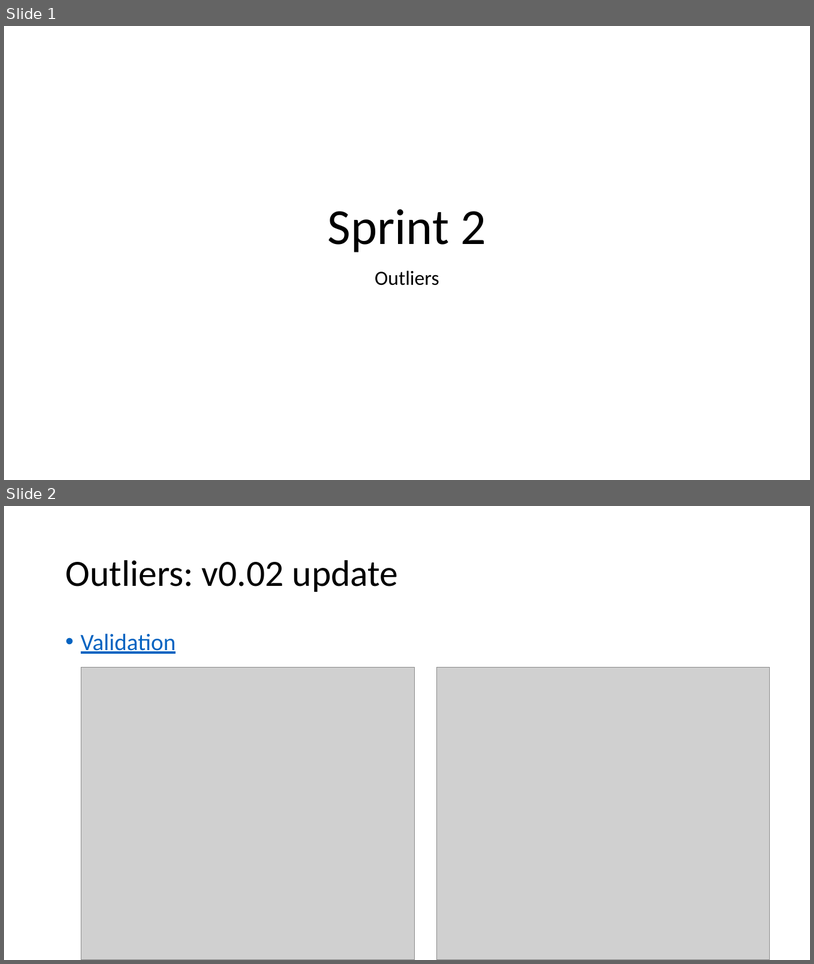
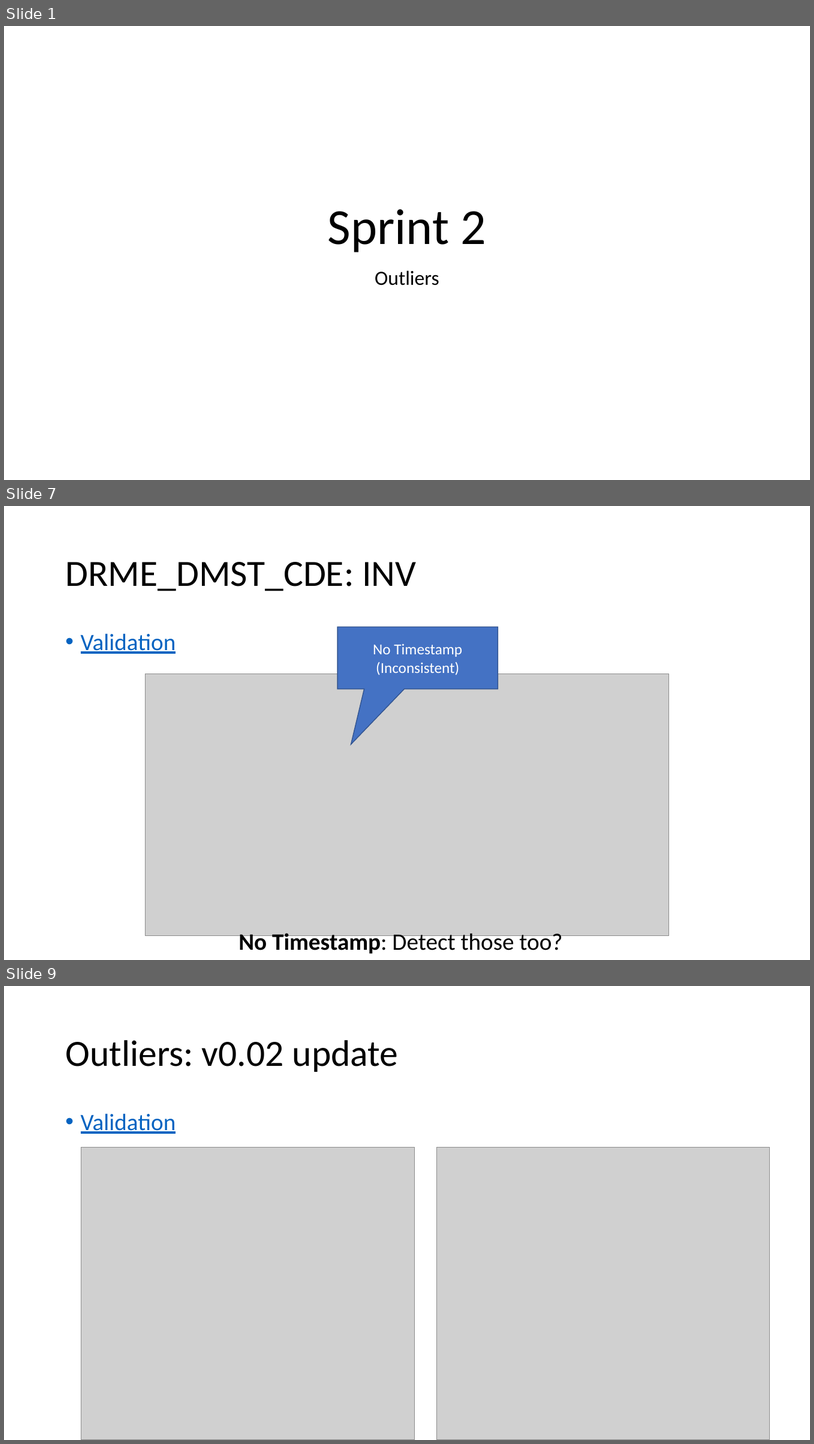
Before and after one commit to DOV-Vlaanderen/groundwater-logger-validation, a slide deck: presentation/groundwater_followup.pptx. Shown one above the other, each under a label of ours: slides 1 and 2 before the commit, slides 1, 7 and 9 after it; the slides between them are not shown. The pictures are 814x964 and 814x1444 pixels, drawn with LibreOffice and Linux fonts; fonts in the diff are those of the drawing; grey boxes stand for pictures. Boxes give left, top, right and bottom in pixels: in the first picture for what was removed or moved away, otherwise in the second. Text is boxed around its words. In the diff, an @@ line names an element or a change of style, - is before the commit and + after.

Commit message:
updated with DRME_DMST_CDE

```diff
--- a/presentation/groundwater_followup.pptx
+++ b/presentation/groundwater_followup.pptx
@@ slide 7 added at (4, 506, 810, 960), background #FFFFFF @@
@@ title added at (65, 562, 416, 591), 44 pt, text #000000 @@
+DRME_DMST_CDE: INV
@@ speech box added at (338, 627, 498, 690), fill #4472C4, outline #325491 1 pt, 18 pt, text #FFFFFF @@
+No Timestamp
+(Inconsistent)
@@ text added at (81, 633, 176, 654), 28 pt, text #0563C1, underline @@
+• Validation
@@ picture added at (145, 673, 669, 936) @@
@@ text added at (239, 930, 563, 953), 28 pt, text #000000 @@
+No Timestamp: Detect those too?
@@ what was slide 2 is now slide 9 @@
```
Also in this commit, not shown: 7 other slides added.
